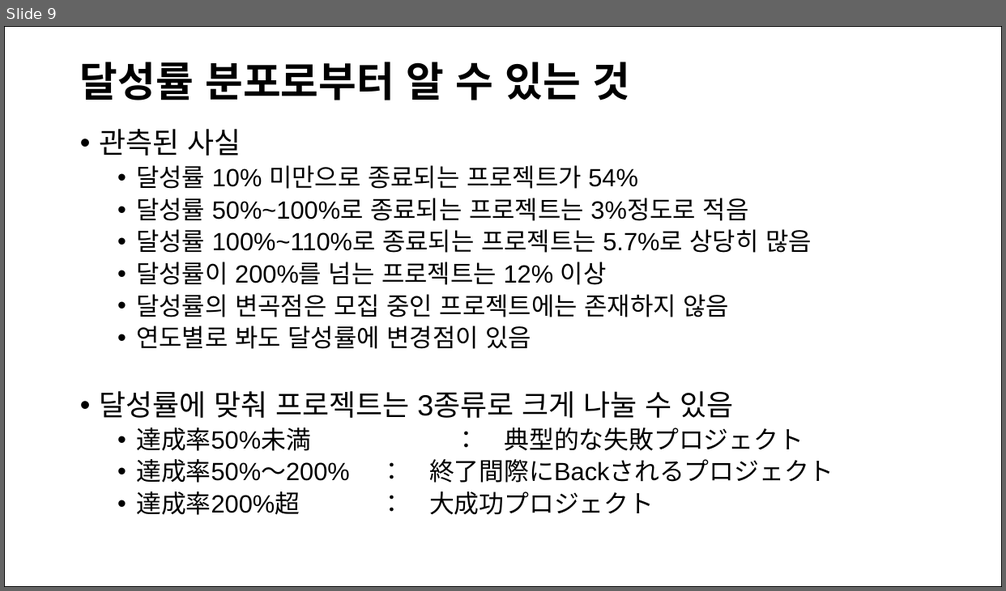
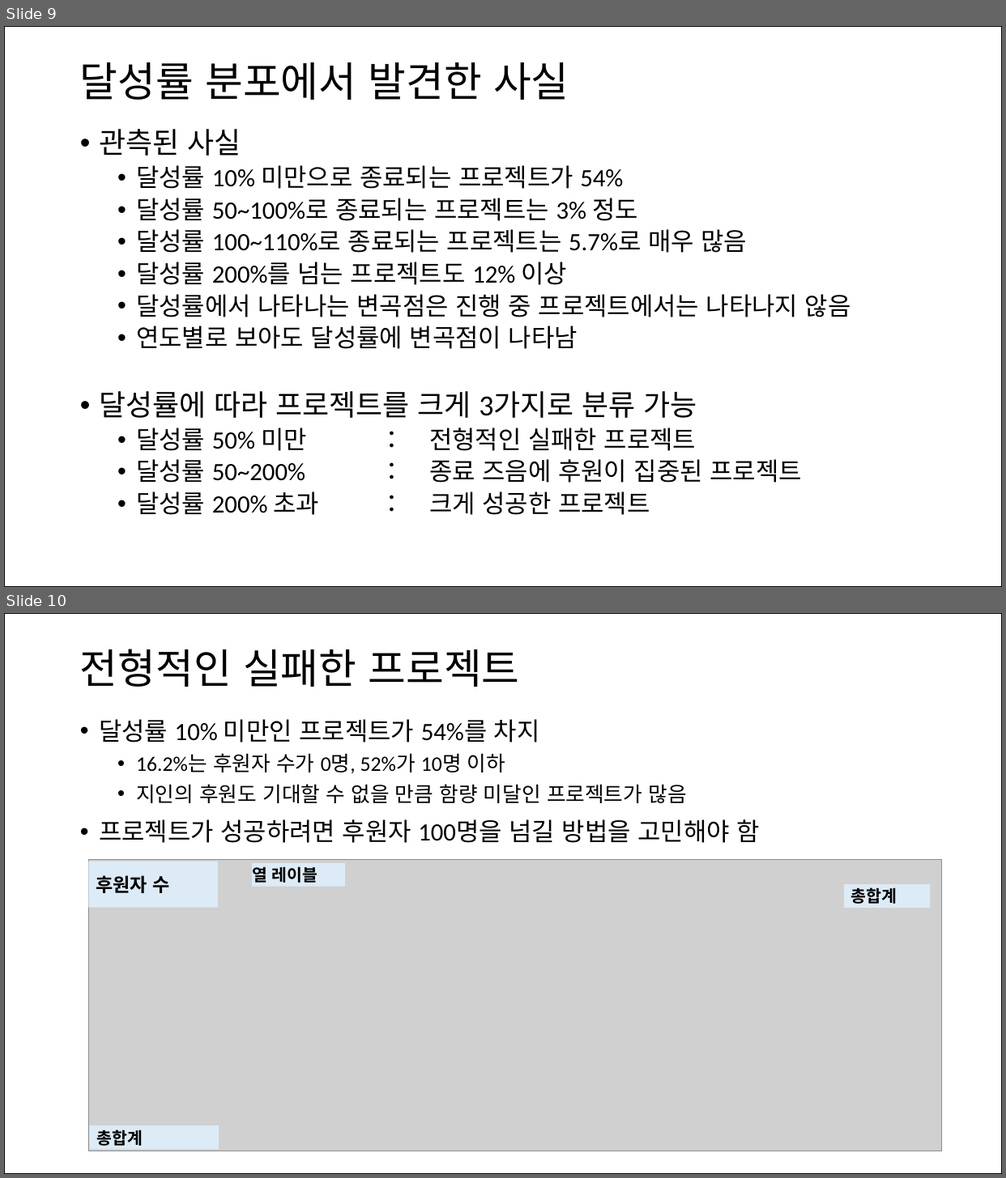
Before and after one commit to oreilly-japan/ml-at-work, a slide deck: chap09/kickstarter_slide.pptx. Shown one above the other, each under a label of ours: slide 9 before the commit, slides 9 and 10 after it. The pictures are 1006x591 and 1006x1178 pixels, drawn with LibreOffice and Linux fonts; fonts in the diff are those of the drawing; grey boxes stand for pictures. Boxes give left, top, right and bottom in pixels: in the first picture for what was removed or moved away, otherwise in the second. Text is boxed around its words. In the diff, an @@ line names an element or a change of style, - is before the commit and + after.

```diff
--- a/chap09/kickstarter_slide.pptx
+++ b/chap09/kickstarter_slide.pptx
@@ slide 10 added at box(4, 613, 1002, 1174), background #FFFFFF; not listed: 1 template element that a slide beside it also shows @@
@@ title added at box(80, 649, 520, 687), 39.6 pt, text #000000 @@
+전형적인 실패한 프로젝트
@@ text added at box(99, 719, 759, 843), 20 pt, text #000000 @@
+• 달성률 10% 미만인 프로젝트가 54%를 차지
+  • 16.2%는 후원자 수가 0명, 52%가 10명 이하
+  • 지인의 후원도 기대할 수 없을 만큼 함량 미달인 프로젝트가 많음
+• 프로젝트가 성공하려면 후원자 100명을 넘길 방법을 고민해야 함
@@ picture added at box(88, 860, 942, 1152) @@
@@ rectangle added at box(88, 862, 218, 908), fill #DDEBF7, 18 pt, text #000000, bold @@
+후원자 수
@@ rectangle added at box(252, 864, 345, 887), fill #DDEBF7, 16 pt, text #000000, bold @@
+열 레이블
@@ rectangle added at box(844, 884, 930, 909), fill #DDEBF7, 16 pt, text #000000, bold @@
+총합계
@@ rectangle added at box(89, 1126, 219, 1150), fill #DDEBF7, 16 pt, text #000000, bold @@
+총합계
@@ slide 9 changed as well @@
@@ title at box(80, 62, 569, 100): text changed; font Arial to Calibri; bold off @@
-달성률 분포로부터 알 수 있는 것
+달성률 분포에서 발견한 사실
@@ text at box(99, 129, 623, 189): font Arial to Calibri in "관측된 사실", "달성률 10% 미만으로 종료되는 프로젝트가 54%" @@
@@ text at box(99, 198, 851, 515): text changed; font Arial to Calibri @@
-  • 달성률 50%~100%로 종료되는 프로젝트는 3%정도로 적음
-  • 달성률 100%~110%로 종료되는 프로젝트는 5.7%로 상당히 많음
-  • 달성률이 200%를 넘는 프로젝트는 12% 이상
-  • 달성률의 변곡점은 모집 중인 프로젝트에는 존재하지 않음
-  • 연도별로 봐도 달성률에 변경점이 있음
-• 달성률에 맞춰 프로젝트는 3종류로 크게 나눌 수 있음
-  • 達成率50%未満 ： 典型的な失敗プロジェクト
-  • 達成率50%～200% ： 終了間際にBackされるプロジェクト
-  • 達成率200%超 ： 大成功プロジェクト
+  • 달성률 50~100%로 종료되는 프로젝트는 3% 정도
+  • 달성률 100~110%로 종료되는 프로젝트는 5.7%로 매우 많음
+  • 달성률 200%를 넘는 프로젝트도 12% 이상
+  • 달성률에서 나타나는 변곡점은 진행 중 프로젝트에서는 나타나지 않음
+  • 연도별로 보아도 달성률에 변곡점이 나타남
+• 달성률에 따라 프로젝트를 크게 3가지로 분류 가능
+  • 달성률 50% 미만 ： 전형적인 실패한 프로젝트
+  • 달성률 50~200% ： 종료 즈음에 후원이 집중된 프로젝트
+  • 달성률 200% 초과 ： 크게 성공한 프로젝트
```
Also in this commit, not shown: 12 other slides changed, 5 other slides added, 6 slides removed, 8 other files.
